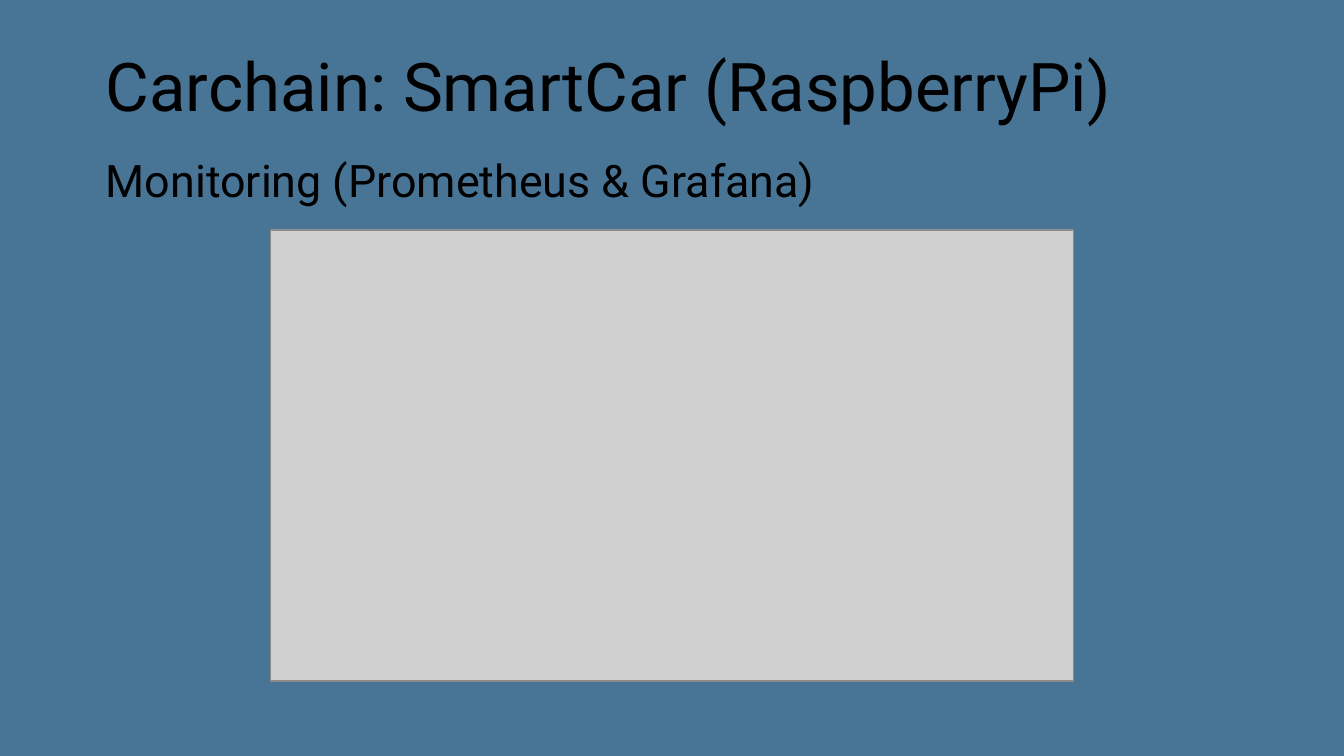
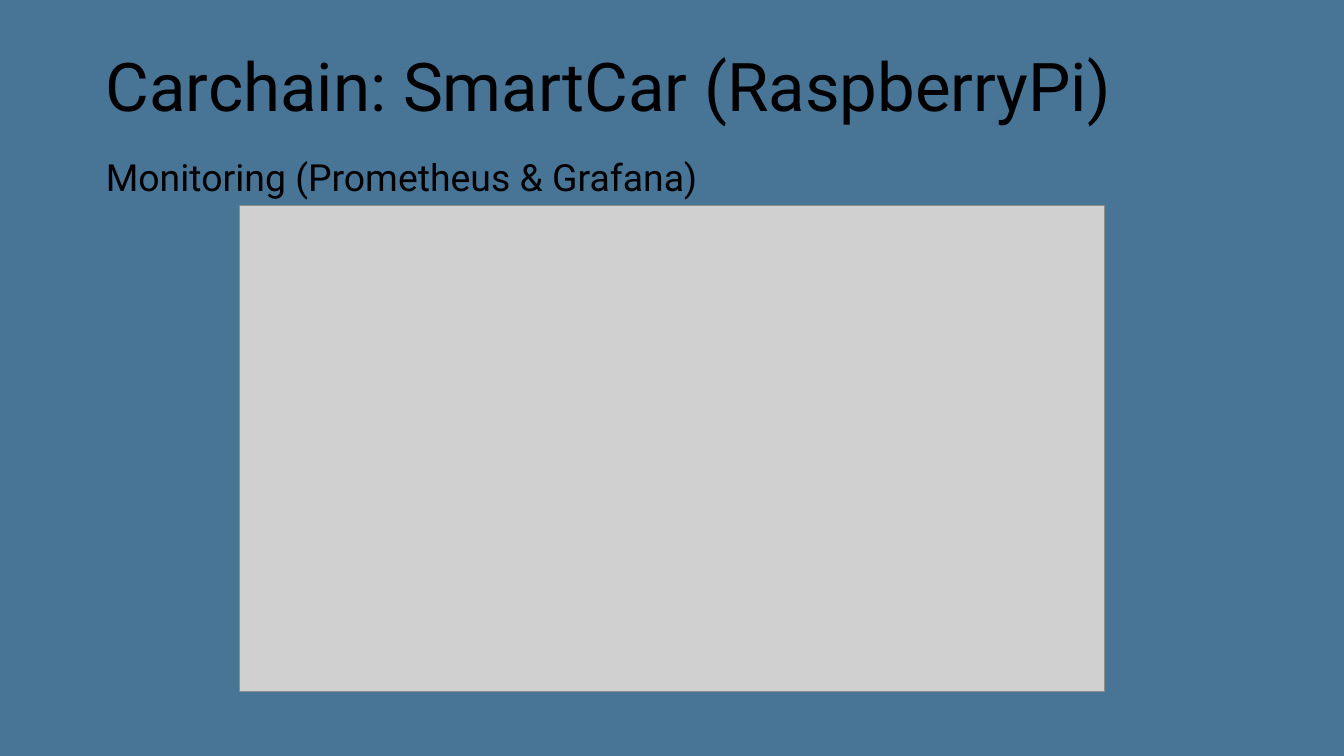
Before and after one commit to Tachmeton/Carchain, a slide deck: slide 40 of Präsentation/PräsiCarchain/Carchain Präsentation.pptx. Drawn at 1344x756 pixels with LibreOffice and Linux fonts; fonts in the diff are those of the drawing; grey boxes stand for pictures; background and template pictures are left out. Boxes give left, top, right and bottom in pixels: in the first picture for what was removed or moved away, otherwise in the second. Text is boxed around its words. In the diff, an @@ line names an element or a change of style, - is before the commit and + after.

```diff
--- a/Präsentation/PräsiCarchain/Carchain Präsentation.pptx
+++ b/Präsentation/PräsiCarchain/Carchain Präsentation.pptx
@@ text "Monitoring (Prometheus & Grafana)" at (106, 161, 697, 200): size 24 to 20 pt @@
@@ picture: place and size @@
-picture at (270, 230, 1073, 680)
+picture at (239, 206, 1105, 691)
```
Also in this commit, not shown: 3 other slides changed.
